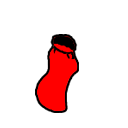
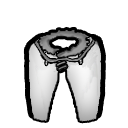
The second 128 x 128 image is a revision of the first. Changes to its layers:
showed group "Hulk" (1st of 3) (27 layers) over [23, 29, 106, 124]
showed group "South" (1st of 5, in "Hulk") (10 layers) over [25, 29, 102, 124]
added group "Group 1" with 6 layers in group "South" over [26, 29, 101, 124]
added layer "Layer 13" in group "Group 1" over [34, 29, 96, 71]
moved "Layer 12 copy" into group "Group 1", painted on it over [28, 34, 101, 122]
added layer "Layer 14" in group "Group 1" over [28, 37, 101, 114]
hid group "Female" (2nd of 2) (18 layers) over [35, 32, 89, 113]
